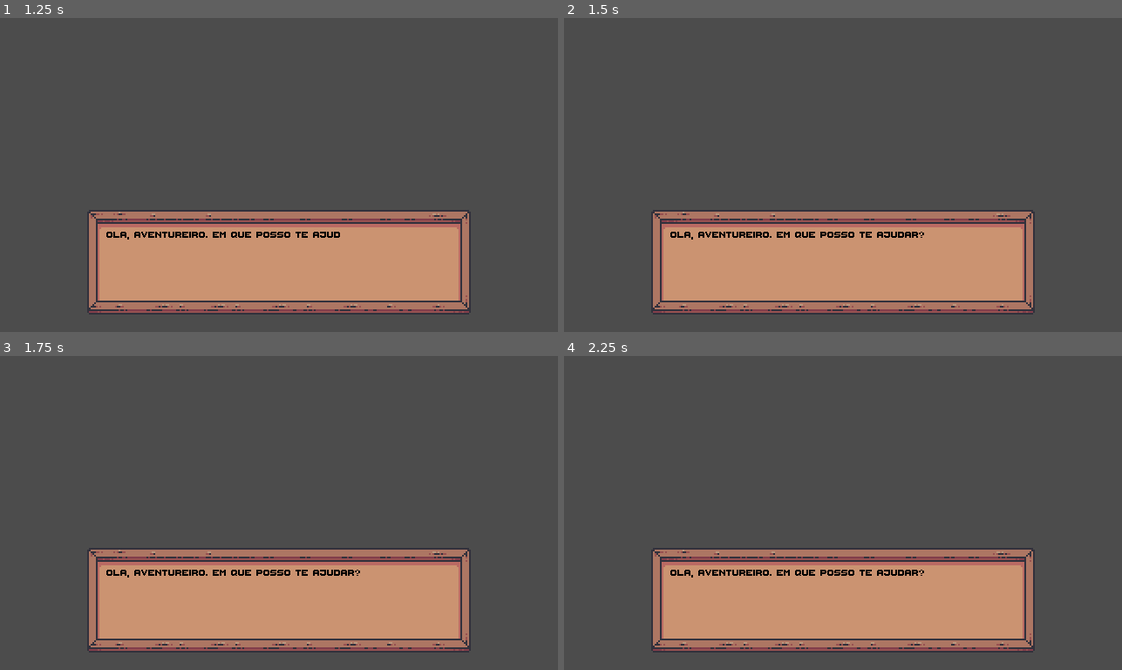
Above: before the commit, frames 1-4 (two rows, left to right).
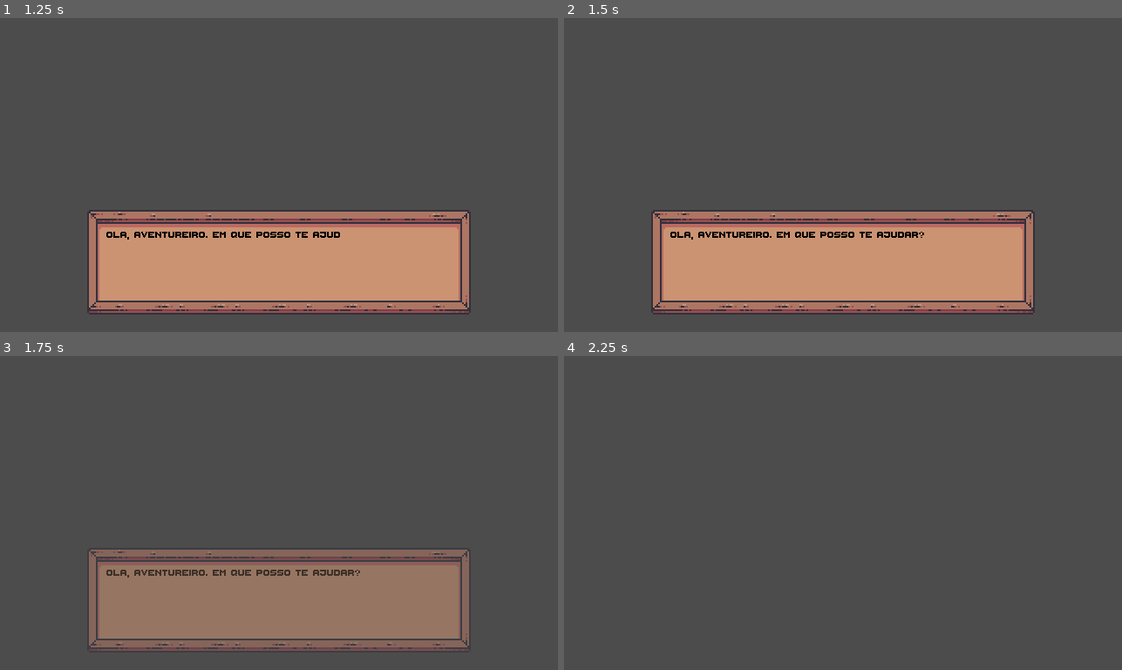
Above: after the commit, the same moments.

Repository: soapmactavish23/dawn-forest
Game: Godot game, scene res://scenes/interface/general/dialog_container.tscn
The game is run twice, just before and just after one commit, with the same random seed, the same clock (stepped at 60 frames per second) and the same inputs. This scene is started directly instead of the project's main scene.
Inputs (mouse positions are in pixels of both pictures, inside the frame that each line leads up to):
- Up to frame 1 (1.25 s): move the mouse to (401, 159) at 0.52 s; hold Right (ui_right) from 0.53 s (still down); tap E (interact) at 0.6 s; tap Space (ui_select) at 0.77 s
- Up to frame 2 (1.5 s): keep holding Right (ui_right); move the mouse to (731, 190) at 1.27 s; tap H (Dano) at 1.35 s
- Up to frame 3 (1.75 s): keep holding Right (ui_right); tap Space (ui_select) at 1.52 s; tap E (interact) at 1.55 s
- Up to frame 4 (2.25 s): move the mouse to (898, 443) at 2.02 s; release Right (ui_right) at 2.03 s; hold Left (ui_left) from 2.03 s (still down); tap Q (attack) at 2.1 s

Frames 1-2 are identical in both runs. In frame 3, 20% of the frame differs, in the area x 15-85%, y 61-94%; in frame 4, 23%, in the area x 15-85%, y 61-95%.

Commit message:
179. Finalizando a lógica inicial do sistema de diálogo (Pular diálogos).

Diff:
--- a/scripts/interface/dialog_container.gd
+++ b/scripts/interface/dialog_container.gd
@@ -8,6 +8,8 @@
 onready var label_name: Label = $Background/Name
 onready var portrait: TextureRect = $Background/Portrait
 onready var text_label: RichTextLabel = $Background/TextLabel
+
+var can_skip_dialog: bool= false
 
 var dialog_size: int
 var dialog_index: int = 0
@@ -33,6 +35,11 @@
 
 	show_dialog()
 
+func _process(delta):
+	if Input.is_action_just_pressed("interact") and can_skip_dialog:
+		can_skip_dialog = false
+		show_dialog()
+
 func show_dialog() -> void:
 	if dialog_index == dialog_size:
 		animation.play("fade_out")
@@ -50,3 +57,5 @@
 		text_label.visible_characters += 1
 		timer.start(wait_time)
 		yield(timer, "timeout")
+
+	can_skip_dialog = true
